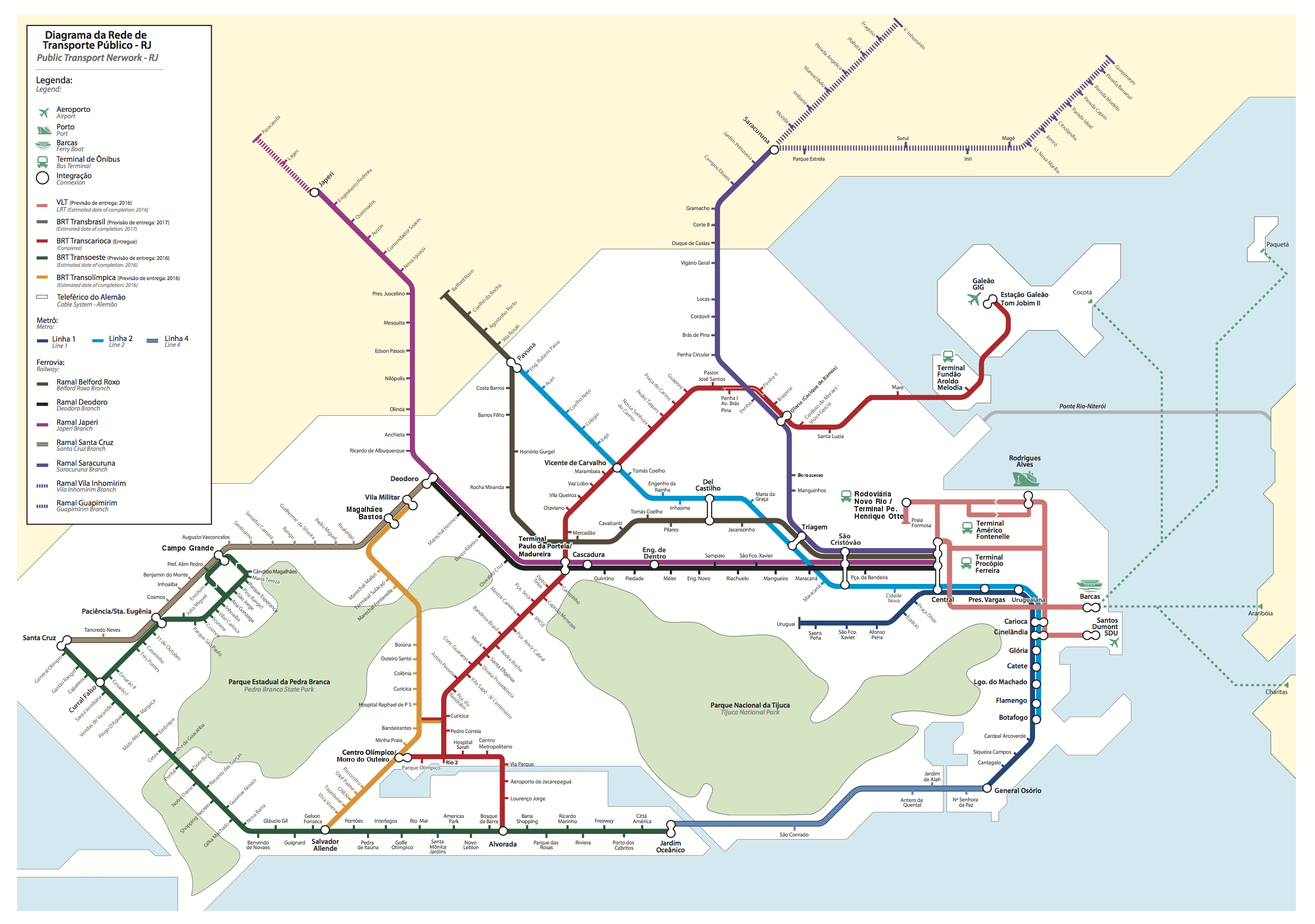
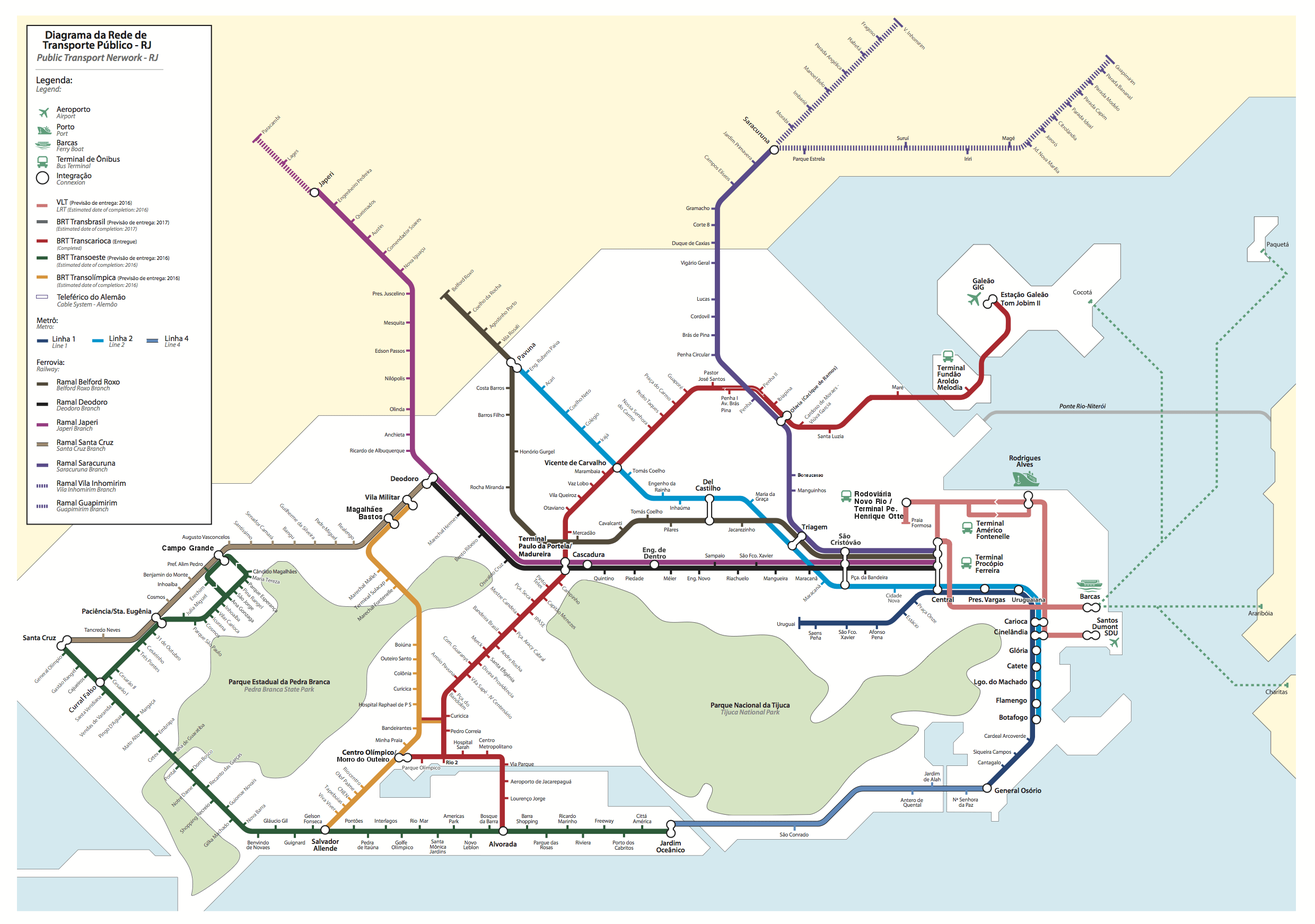
Layers edited between the first and the second 1315×924 image:
added layer "VLT Line 3" above "Transbrasil" over [946, 541, 1043, 552]
